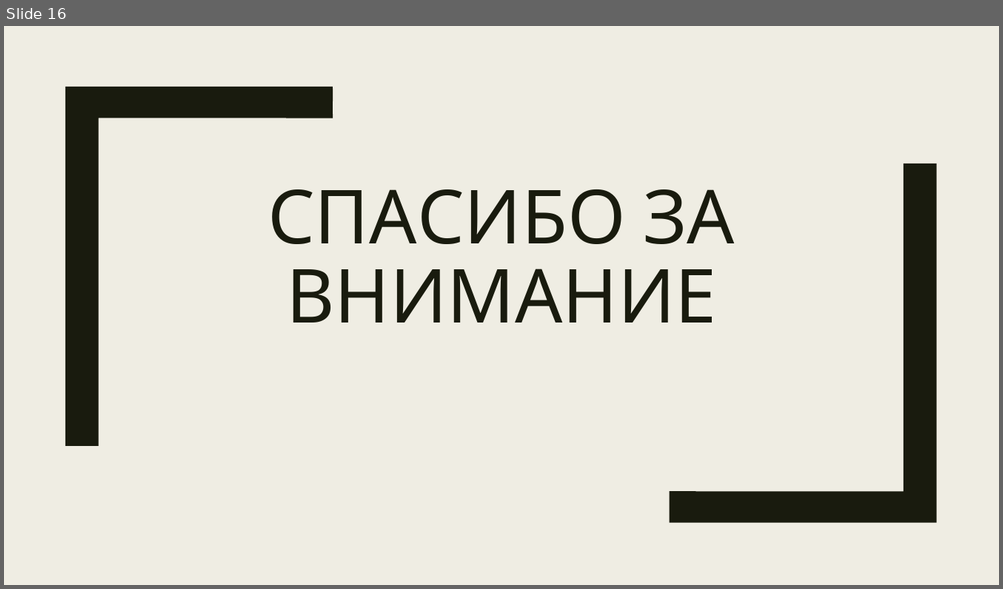
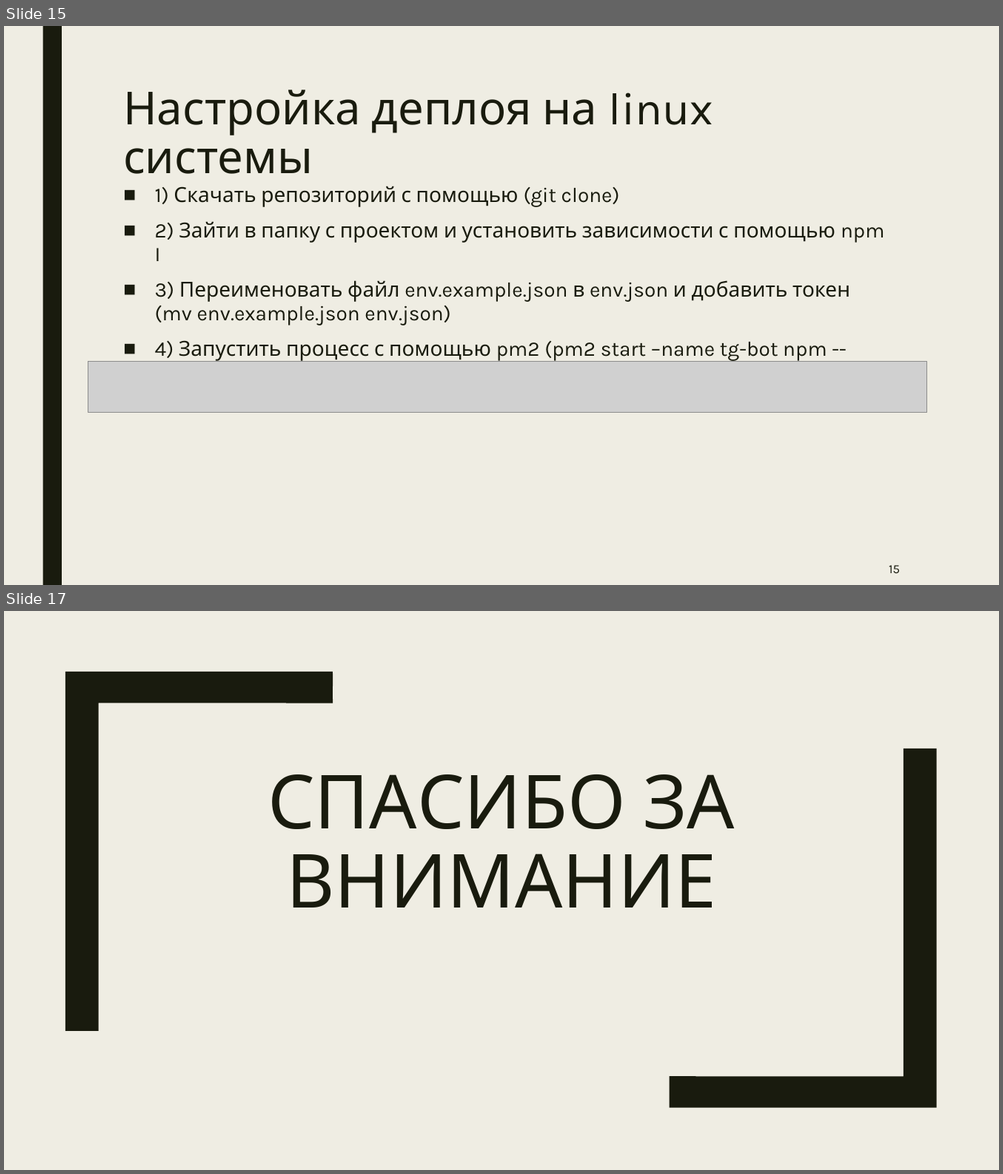
Before and after one commit to manInit/tg-info-abitur-bot, a slide deck: Чат-бот абитуриента.pptx. Shown one above the other, each under a label of ours: slide 16 before the commit, slides 15 and 17 after it; the slides between them are not shown. The pictures are 1003x589 and 1003x1174 pixels, drawn with LibreOffice and Linux fonts; fonts in the diff are those of the drawing; grey boxes stand for pictures. Boxes give left, top, right and bottom in pixels: in the first picture for what was removed or moved away, otherwise in the second. Text is boxed around its words. In the diff, an @@ line names an element or a change of style, - is before the commit and + after.

```diff
--- a/Чат-бот абитуриента.pptx
+++ b/Чат-бот абитуриента.pptx
@@ slide 15 added at (x1=4, y1=26, x2=999, y2=585), background #EFEDE3 @@
@@ rectangle added at (x1=42, y1=26, x2=62, y2=585), fill #191B0E @@
@@ title added at (x1=123, y1=90, x2=713, y2=174), 44 pt, text #191B0E @@
+Настройка деплоя на linux системы
@@ text added at (x1=155, y1=186, x2=884, y2=362), 20 pt, text #191B0E @@
+■ 1) Скачать репозиторий с помощью (git clone)
+■ 2) Зайти в папку с проектом и установить зависимости с помощью npm I
+■ 3) Переименовать файл env.example.json в env.json и добавить токен (mv env.example.json env.json)
+■ 4) Запустить процесс с помощью pm2 (pm2 start –name tg-bot npm -- start)
@@ picture added at (x1=88, y1=362, x2=927, y2=413) @@
@@ page number added at (x1=888, y1=565, x2=899, y2=574), 12 pt, text #191B0E @@
+15
@@ what was slide 16 is now slide 17 @@
```
Also in this commit, not shown: 4 slides changed.
